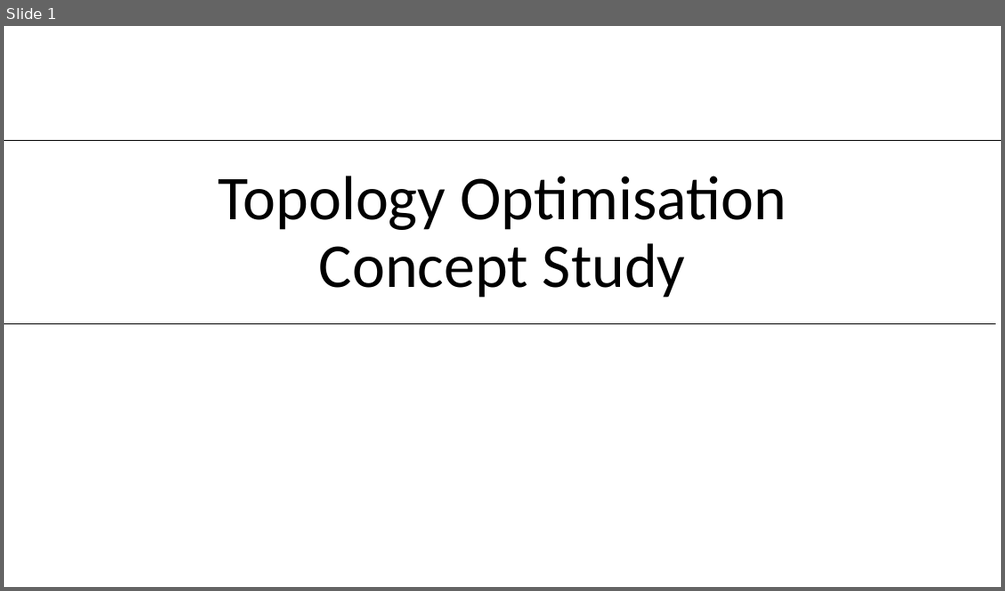
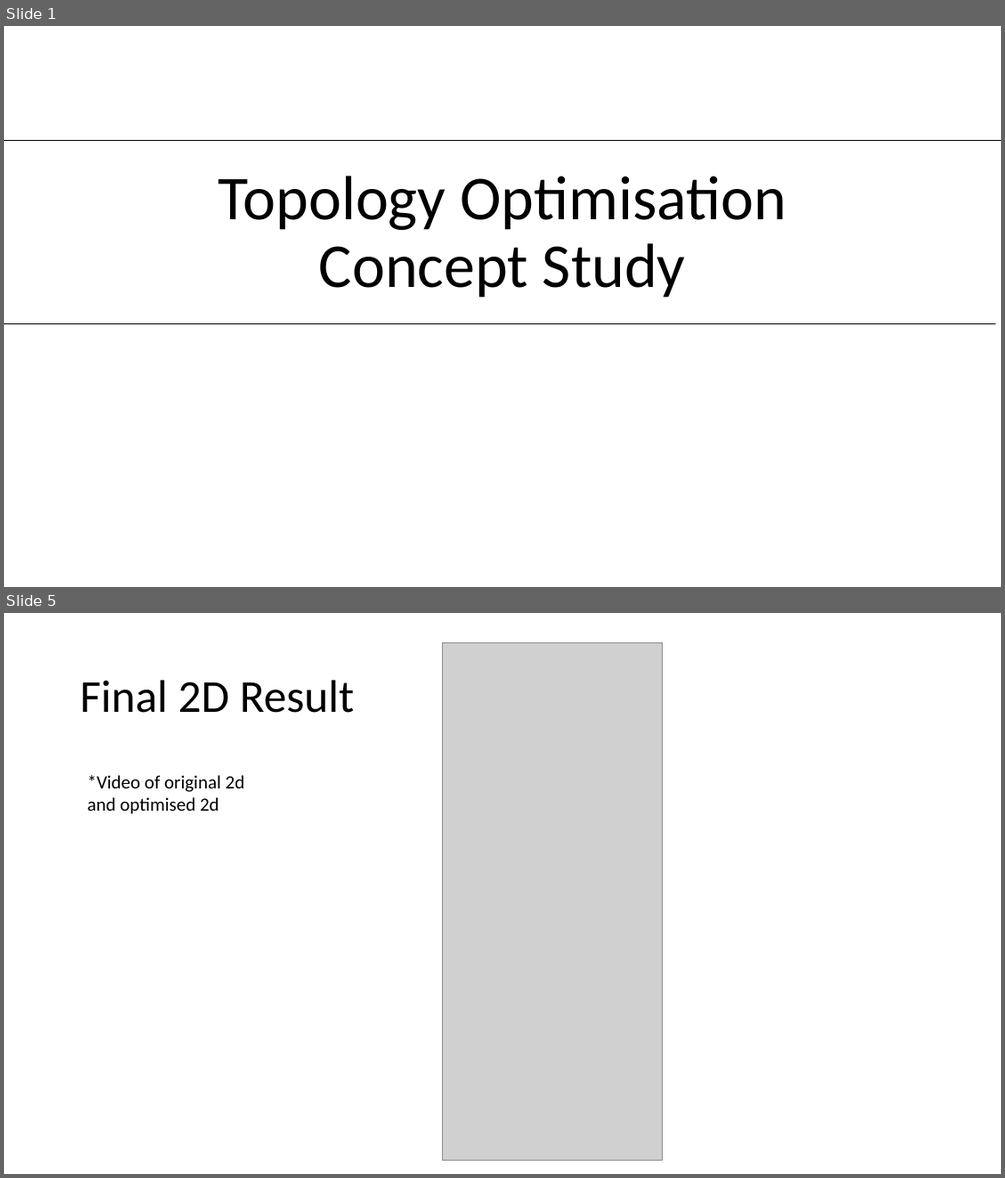
Before and after one commit to amoudes/HVI, a slide deck: finalpresentation.pptm. Shown one above the other, each under a label of ours: slide 1 before the commit, slides 1 and 5 after it; the slides between them are not shown. The pictures are 1005x591 and 1005x1178 pixels, drawn with LibreOffice and Linux fonts; fonts in the diff are those of the drawing; grey boxes stand for pictures. Boxes give left, top, right and bottom in pixels: in the first picture for what was removed or moved away, otherwise in the second. Text is boxed around its words. In the diff, an @@ line names an element or a change of style, - is before the commit and + after.

```diff
--- a/finalpresentation.pptm
+++ b/finalpresentation.pptm
@@ slide 5 added at (4,613,1001,1174), background #FFFFFF @@
@@ picture added at (443,643,662,1160) @@
@@ title added at (80,680,354,713), 44 pt, text #000000 @@
+Final 2D Result
@@ text added at (88,775,245,814), 18 pt, text #000000 @@
+*Video of original 2d and optimised 2d
```
Also in this commit, not shown: 4 slides changed, 1 other slide added, 1 slide removed, 7 other files.
